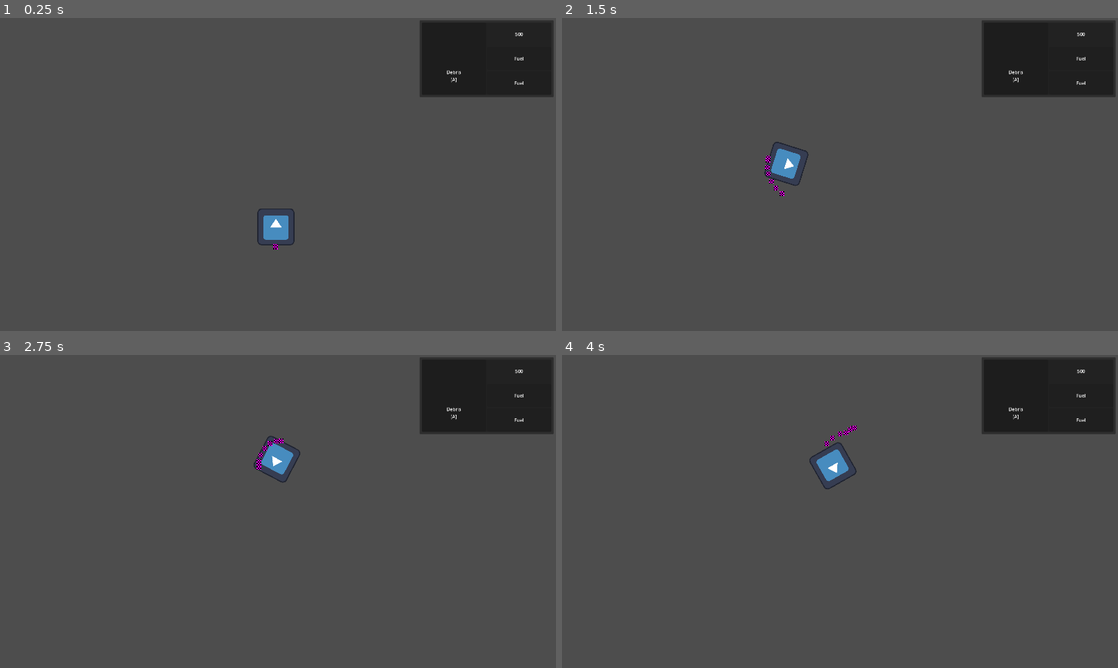
Above: before the commit, frames 1-4 (two rows, left to right).
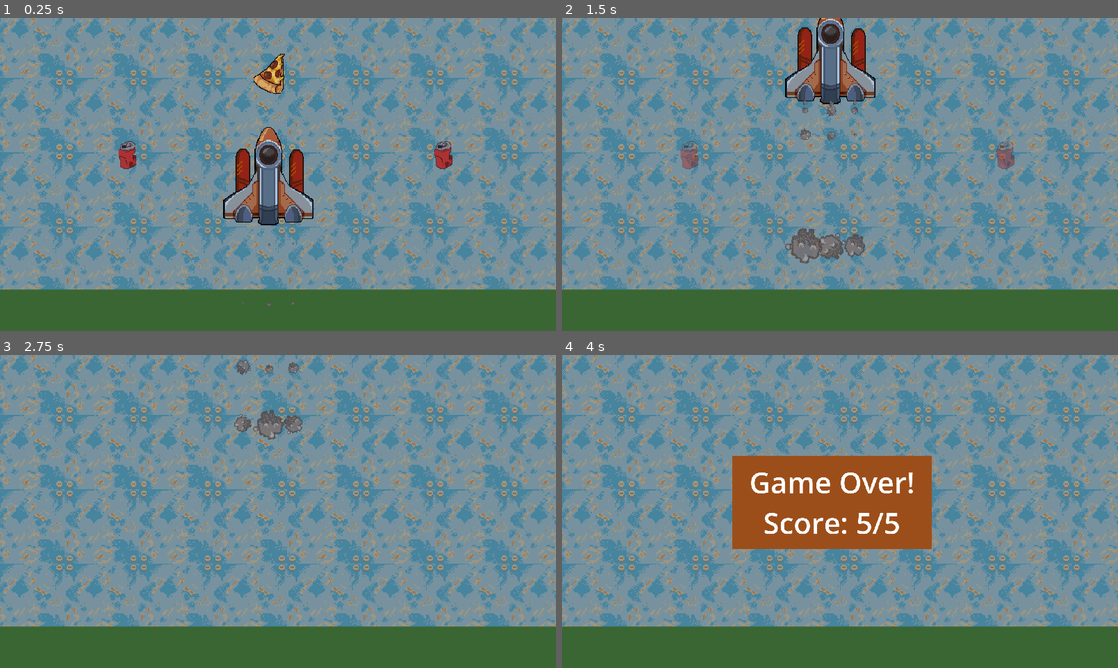
Above: after the commit, the same moments.

Repository: Boryslavc/gj60
Game: Godot game, scene res://Scenes/finalRocketAnimation.tscn
The game is run twice, just before and just after one commit, with the same random seed, the same clock (stepped at 60 frames per second) and the same inputs. Before the commit the project starts from res://Data/Main.tscn. The engine's default icon, where the game draws it, is replaced by a stand-in: a white triangle on a blue panel in a dark square.
Inputs (mouse positions are in pixels of both pictures, inside the frame that each line leads up to):
- Up to frame 1 (0.25 s): no input
- Up to frame 2 (1.5 s): move the mouse to (962, 158) at 0.52 s; hold D (right) 0.53-1.28 s; tap Space (cut_throttle) at 0.6 s; click (962, 158) at 0.67 s; move the mouse to (728, 190) at 1.27 s; hold S (backward) from 1.28 s (still down); tap Shift (full_throttle) at 1.35 s
- Up to frame 3 (2.75 s): move the mouse to (333, 442) at 2.02 s; release S (backward) at 2.03 s; hold D (right) from 2.03 s (still down); tap Space (cut_throttle) at 2.1 s
- Up to frame 4 (4 s): move the mouse to (812, 574) at 2.77 s; release D (right) at 2.78 s; hold W (forward) 2.78-3.53 s; tap Shift (full_throttle) at 2.85 s; click (812, 574) at 2.92 s; move the mouse to (1006, 558) at 3.52 s; hold A (left) from 3.53 s (still down); tap Space (cut_throttle) at 3.6 s

The runs differ from the first frame. In frame 1, 100% of the frame differs, in the area x 0-100%, y 0-100%; in frame 2, 99%; in frame 3, 100%; in frame 4, 100%.

Commit message:
rocket animation stuff

Diff:
--- /dev/null
+++ b/Scenes/finalRocketAnimation.gd
@@ -0,0 +1,131 @@
+extends Node2D
+
+"""DISPLAY AN ANIMATION based on how the player did out of 5
+the instantiating scene should set score"""
+var score: int = 5 # out of 5
+
+@onready var rocket_builder: Node2D = $RocketBuilder
+@onready var center_star_1: TextureRect = $CenterStar1
+@onready var left_star: TextureRect = $LeftStar
+@onready var right_star: TextureRect = $RightStar
+@onready var grand_star: TextureRect = $GrandStar
+@onready var color_rect: ColorRect = $ColorRect
+@onready var label: Label = $ColorRect/Label
+
+var initial_rocket_position: Vector2
+var initial_rocket_rotation: float
+
+@export var rocket_tip_offset: float = 40.0
+
+
+func _ready() -> void:
+	initial_rocket_position = rocket_builder.global_position
+	initial_rocket_rotation = rocket_builder.rotation
+
+	color_rect.modulate.a = 0.0
+	color_rect.visible = false
+
+	start_launch(score)
+
+
+func start_launch(current_score: int, go_left: bool = true) -> void:
+	rocket_builder.global_position = initial_rocket_position
+	rocket_builder.rotation = initial_rocket_rotation
+
+	color_rect.modulate.a = 0.0
+	color_rect.visible = false
+	for star in [center_star_1, left_star, right_star, grand_star]:
+		star.modulate.a = 1.0
+		star.visible = true
+
+	if current_score <= 1:
+		launch_fail(current_score)
+	elif current_score <= 3:
+		launch_to_side(current_score, go_left)
+	elif current_score == 4:
+		launch_center(current_score)
+	else:
+		launch_perfect(current_score)
+
+
+func launch_fail(final_score: int) -> void:
+	var peak_pos = initial_rocket_position.lerp(center_star_1.global_position, 0.12)
+
+	var tw = create_tween()
+	tw.tween_property(rocket_builder, "global_position", peak_pos, 0.5).set_ease(Tween.EASE_OUT)
+	tw.parallel().tween_property(rocket_builder, "rotation", deg_to_rad(15), 0.5)
+
+	tw.tween_property(rocket_builder, "global_position", initial_rocket_position, 0.7).set_ease(Tween.EASE_IN)
+	tw.parallel().tween_property(rocket_builder, "rotation", 0.0, 0.7)
+
+	tw.tween_callback(func(): display_label(final_score))
+
+
+func launch_to_side(final_score: int, go_left: bool) -> void:
+	var target_star = left_star if go_left else right_star
+	var adjusted_target_pos = target_star.global_position + Vector2(0, rocket_tip_offset)
+	var mid_pos = initial_rocket_position.lerp(adjusted_target_pos, 0.45)
+	var tilt_angle = deg_to_rad(-43) if go_left else deg_to_rad(43)
+
+	var tw = create_tween()
+	tw.tween_property(rocket_builder, "global_position", mid_pos, 1.1).set_ease(Tween.EASE_OUT)
+	# rotate to tilt angle
+	tw.parallel().tween_property(rocket_builder, "rotation", tilt_angle, 0.5)
+
+	tw.tween_property(rocket_builder, "global_position", adjusted_target_pos, 0.6).set_ease(Tween.EASE_OUT)
+	tw.parallel().tween_property(rocket_builder, "rotation", tilt_angle * 0.5, 0.4)
+	tw.parallel().tween_property(target_star, "modulate:a", 0.0, 0.2).set_delay(0.4)
+
+	tw.tween_callback(func(): display_label(final_score))
+
+
+func launch_center(final_score: int) -> void:
+	# hit jut the center star when you get four out of 5
+	var target_pos = Vector2(initial_rocket_position.x, center_star_1.global_position.y + rocket_tip_offset)
+
+	var tw = create_tween()
+	# stright rotation
+	tw.tween_property(rocket_builder, "rotation", 0.0, 0.2)
+	tw.parallel().tween_property(rocket_builder, "global_position", target_pos, 0.8)\
+		.set_trans(Tween.TRANS_QUAD).set_ease(Tween.EASE_OUT)
+
+	# fade starts also fade the side stars
+	tw.parallel().tween_property(center_star_1, "modulate:a", 0.0, 0.2).set_delay(0.6)
+	tw.parallel().tween_property(left_star, "modulate:a", 0.0, 0.2).set_delay(0.8)
+	tw.parallel().tween_property(right_star, "modulate:a", 0.0, 0.2).set_delay(0.8)
+
+	tw.tween_callback(func(): display_label(final_score))
+
+
+func launch_perfect(final_score: int) -> void:
+	# got stright up hitting center target then grand star
+	var center_target = Vector2(initial_rocket_position.x, center_star_1.global_position.y + rocket_tip_offset)
+	var grand_target = Vector2(initial_rocket_position.x, grand_star.global_position.y + rocket_tip_offset)
+
+	var tw = create_tween()
+	# stright rotation
+	tw.tween_property(rocket_builder, "rotation", 0.0, 0.2)
+	tw.parallel().tween_property(rocket_builder, "global_position", center_target, 0.6)\
+		.set_trans(Tween.TRANS_QUAD).set_ease(Tween.EASE_OUT)
+	tw.parallel().tween_property(center_star_1, "modulate:a", 0.0, 0.2).set_delay(0.4)
+
+	tw.tween_property(rocket_builder, "global_position", grand_target, 0.5)\
+		.set_trans(Tween.TRANS_LINEAR)
+	# fade the stars
+	tw.parallel().tween_property(grand_star, "modulate:a", 0.0, 0.2).set_delay(0.3)
+	tw.parallel().tween_property(left_star, "modulate:a", 0.0, 0.2).set_delay(0.8)
+	tw.parallel().tween_property(right_star, "modulate:a", 0.0, 0.2).set_delay(0.8)
+	# fly out the top of screen
+	var off_screen = Vector2(initial_rocket_position.x, grand_star.global_position.y - 1200)
+	tw.tween_property(rocket_builder, "global_position", off_screen, 1.2)\
+		.set_trans(Tween.TRANS_SINE).set_ease(Tween.EASE_IN)
+
+	tw.tween_callback(func(): display_label(final_score))
+
+
+func display_label(final_score: int) -> void:
+	color_rect.visible = true
+	label.text = "Game Over!\nScore: %d/5" % final_score
+
+	var tw = create_tween()
+	tw.tween_property(color_rect, "modulate:a", 1.0, 0.4)
--- /dev/null
+++ b/Scenes/finalRocketAnimation.tscn
@@ -0,0 +1,89 @@
+[gd_scene format=3 uid="uid://ca1rhnpf2ifxy"]
+
+[ext_resource type="Script" uid="uid://cge86o2t3gmra" path="res://Scenes/finalRocketAnimation.gd" id="1_6svd6"]
+[ext_resource type="Texture2D" uid="uid://bnovoa83r5iws" path="res://Assets/background1tile.png" id="2_dh5wu"]
+[ext_resource type="Texture2D" uid="uid://635kmvphp1v3" path="res://Assets/can.png" id="3_16wfi"]
+[ext_resource type="Texture2D" uid="uid://bvwu5ncrxa2f" path="res://Assets/pizza.png" id="4_i13gp"]
+[ext_resource type="PackedScene" uid="uid://dsige7vuw3ta3" path="res://Scenes/rocketBuilder.tscn" id="5_wgn2r"]
+
+[node name="finalRocketAnimation" type="Node2D" unique_id=532335740]
+script = ExtResource("1_6svd6")
+
+[node name="backgroundTExture" type="TextureRect" parent="." unique_id=747643581]
+anchors_preset = 15
+anchor_right = 1.0
+anchor_bottom = 1.0
+offset_left = -33.0
+offset_top = -49.0
+offset_right = 462.25
+offset_bottom = 240.5
+grow_horizontal = 2
+grow_vertical = 2
+scale = Vector2(4, 4)
+texture = ExtResource("2_dh5wu")
+stretch_mode = 1
+
+[node name="ColorRect2" type="ColorRect" parent="." unique_id=1125082886]
+offset_left = -15.0
+offset_top = 937.0
+offset_right = 1948.0
+offset_bottom = 1158.0
+color = Color(0.22884396, 0.40188685, 0.19995975, 1)
+
+[node name="CenterStar1" type="TextureRect" parent="." unique_id=211012609]
+offset_left = 859.0
+offset_top = 404.0
+offset_right = 931.0
+offset_bottom = 476.0
+scale = Vector2(2, 2)
+texture = ExtResource("3_16wfi")
+
+[node name="LeftStar" type="TextureRect" parent="." unique_id=538358042]
+offset_left = 367.0
+offset_top = 405.0
+offset_right = 439.0
+offset_bottom = 477.0
+scale = Vector2(2, 2)
+texture = ExtResource("3_16wfi")
+
+[node name="RightStar" type="TextureRect" parent="." unique_id=1542023686]
+offset_left = 1458.0
+offset_top = 404.0
+offset_right = 1530.0
+offset_bottom = 476.0
+scale = Vector2(2, 2)
+texture = ExtResource("3_16wfi")
+
+[node name="GrandStar" type="TextureRect" parent="." unique_id=2047986462]
+offset_left = 865.0
+offset_top = 122.0
+offset_right = 937.0
+offset_bottom = 194.0
+scale = Vector2(2, 2)
+texture = ExtResource("4_i13gp")
+
+[node name="RocketBuilder" parent="." unique_id=431214620 instance=ExtResource("5_wgn2r")]
+texture_filter = 1
+position = Vector2(926, 844.00006)
+scale = Vector2(0.3, 0.3)
+
+[node name="ColorRect" type="ColorRect" parent="." unique_id=240587732]
+visible = false
+offset_left = 588.0
+offset_top = 348.0
+offset_right = 1276.0
+offset_bottom = 669.0
+color = Color(0.6117647, 0.30588236, 0.101960786, 1)
+
+[node name="Label" type="Label" parent="ColorRect" unique_id=1536737481]
+layout_mode = 1
+anchors_preset = 15
+anchor_right = 1.0
+anchor_bottom = 1.0
+grow_horizontal = 2
+grow_vertical = 2
+theme_override_font_sizes/font_size = 100
+text = "Game Over!
+Score: 0/5"
+horizontal_alignment = 1
+vertical_alignment = 1
--- a/Scenes/rocketBuilder.tscn
+++ b/Scenes/rocketBuilder.tscn
@@ -1,79 +1,195 @@
 [gd_scene format=3 uid="uid://dsige7vuw3ta3"]
 
+[ext_resource type="Script" uid="uid://c2usw05hmehe" path="res://Scenes/rocket_builder.gd" id="1_3qxmg"]
 [ext_resource type="Texture2D" uid="uid://4jfj3kc55yl6" path="res://Assets/rocketPiece1.png" id="1_gdas6"]
+[ext_resource type="Texture2D" uid="uid://c6y4we44q01t0" path="res://Assets/fire_animation/fire_1.png" id="1_okd4h"]
+[ext_resource type="Texture2D" uid="uid://b5of76hpdmt77" path="res://Assets/fire_animation/fire_2.png" id="2_7ivsu"]
 [ext_resource type="Texture2D" uid="uid://ypef18gyk12s" path="res://Assets/rocketPiece5.png" id="2_yewrn"]
+[ext_resource type="Texture2D" uid="uid://d4dfbs0tdhhng" path="res://Assets/fire_animation/fire_3.png" id="3_3qxmg"]
 [ext_resource type="Texture2D" uid="uid://duvjeykdvx1fk" path="res://Assets/rocketPiece2.png" id="3_7la4g"]
+[ext_resource type="Texture2D" uid="uid://b5d7atpbe6225" path="res://Assets/fire_animation/fire_4.png" id="4_1ojab"]
 [ext_resource type="Texture2D" uid="uid://dx58crmxsvqfa" path="res://Assets/rocketPiece3.png" id="4_lfxc7"]
 [ext_resource type="Texture2D" uid="uid://dg5brcdhakrjw" path="res://Assets/rocketPiece4.png" id="5_7ifls"]
+[ext_resource type="Texture2D" uid="uid://dif1g8swcfqxp" path="res://Assets/fire_animation/fire_5.png" id="5_t6eot"]
 [ext_resource type="Texture2D" uid="uid://dqftrgwcn1weq" path="res://Assets/battery.png" id="6_okd4h"]
 [ext_resource type="Texture2D" uid="uid://c4rdn4nb6yvv6" path="res://Assets/wrench.png" id="7_7ivsu"]
 [ext_resource type="Texture2D" uid="uid://2v54nnremtd" path="res://Assets/cardboard.png" id="8_3qxmg"]
 [ext_resource type="Texture2D" uid="uid://bvwu5ncrxa2f" path="res://Assets/pizza.png" id="9_1ojab"]
+[ext_resource type="Texture2D" uid="uid://dpdmmsf7jrate" path="res://Assets/smoke_particle.png" id="15_7ivsu"]
+
+[sub_resource type="SpriteFrames" id="SpriteFrames_xxm3j"]
+animations = [{
+"frames": [{
+"duration": 1.0,
+"texture": ExtResource("1_okd4h")
+}, {
+"duration": 1.0,
+"texture": ExtResource("2_7ivsu")
+}, {
+"duration": 1.0,
+"texture": ExtResource("3_3qxmg")
+}, {
+"duration": 1.0,
+"texture": ExtResource("4_1ojab")
+}, {
+"duration": 1.0,
+"texture": ExtResource("5_t6eot")
+}],
+"loop": 1,
+"name": &"default",
+"speed": 12.0
+}, {
+"frames": [],
+"loop": 1,
+"name": &"new_animation",
+"speed": 5.0
+}]
+
+[sub_resource type="Curve" id="Curve_xxm3j"]
+_data = [Vector2(0.030732855, 0.03676474), 0.0, 0.0, 0, 0, Vector2(0.43735224, 0.19485301), 0.0, 0.0, 0, 0, Vector2(0.8463357, 0.48529416), 0.0, 0.0, 0, 0, Vector2(1, 0.86397064), 0.0, 0.0, 0, 0]
+point_count = 4
 
 [node name="RocketBuilder" type="Node2D" unique_id=431214620]
+script = ExtResource("1_3qxmg")
+
+[node name="FireAnimation3" type="AnimatedSprite2D" parent="." unique_id=582093729]
+position = Vector2(292, 576)
+rotation = -3.1415925
+scale = Vector2(10, 10)
+sprite_frames = SubResource("SpriteFrames_xxm3j")
+autoplay = "default"
+
+[node name="FireAnimation2" type="AnimatedSprite2D" parent="." unique_id=388575649]
+position = Vector2(1.0000648, 606)
+rotation = -3.1415925
+scale = Vector2(10, 10)
+sprite_frames = SubResource("SpriteFrames_xxm3j")
+autoplay = "default"
+
+[node name="FireAnimation1" type="AnimatedSprite2D" parent="." unique_id=1579798202]
+position = Vector2(-284.9999, 570)
+rotation = -3.1415925
+scale = Vector2(10, 10)
+sprite_frames = SubResource("SpriteFrames_xxm3j")
+autoplay = "default"
+
+[node name="TrashPiece2" type="TextureRect" parent="." unique_id=1684396072]
+visible = false
+offset_left = -597.99994
+offset_top = -501.99994
+offset_right = -469.99994
+offset_bottom = -373.99994
+scale = Vector2(5, 5)
+texture = ExtResource("7_7ivsu")
+
+[node name="TrashPiece5" type="TextureRect" parent="." unique_id=1471407314]
+visible = false
+offset_left = 9.999939
+offset_top = -504.00006
+offset_right = 81.99994
+offset_bottom = -432.00006
+scale = Vector2(9, 9)
+texture = ExtResource("6_okd4h")
 
 [node name="RocketPiece1" type="TextureRect" parent="." unique_id=21183191]
-offset_right = 40.0
-offset_bottom = 40.0
+offset_left = -636.0
+offset_top = -752.0
+offset_right = -508.0
+offset_bottom = -624.0
 scale = Vector2(10, 10)
 texture = ExtResource("1_gdas6")
 
 [node name="RocketPiece5" type="TextureRect" parent="." unique_id=1909862139]
-visible = false
-offset_right = 128.0
-offset_bottom = 128.0
+offset_left = -606.99994
+offset_top = -740.99994
+offset_right = -478.99994
+offset_bottom = -612.99994
 scale = Vector2(10, 10)
 texture = ExtResource("2_yewrn")
 
 [node name="RocketPiece2" type="TextureRect" parent="." unique_id=1128795211]
-offset_right = 128.0
-offset_bottom = 128.0
+offset_left = -636.0
+offset_top = -752.0
+offset_right = -508.0
+offset_bottom = -624.0
 scale = Vector2(10, 10)
 texture = ExtResource("3_7la4g")
 
 [node name="RocketPiece3" type="TextureRect" parent="." unique_id=765035084]
-visible = false
-offset_right = 128.0
-offset_bottom = 128.0
+offset_left = -636.0
+offset_top = -752.0
+offset_right = -508.0
+offset_bottom = -624.0
 scale = Vector2(10, 10)
 texture = ExtResource("4_lfxc7")
 
 [node name="RocketPiece4" type="TextureRect" parent="." unique_id=1760208444]
-offset_right = 128.0
-offset_bottom = 128.0
+offset_left = -636.0
+offset_top = -752.0
+offset_right = -508.0
+offset_bottom = -624.0
 scale = Vector2(10, 10)
 texture = ExtResource("5_7ifls")
 
-[node name="TrashPiece5" type="TextureRect" parent="." unique_id=1471407314]
-offset_left = 646.0
-offset_top = 248.0
-offset_right = 718.0
-offset_bottom = 320.0
-scale = Vector2(9, 9)
-texture = ExtResource("6_okd4h")
-
-[node name="TrashPiece2" type="TextureRect" parent="." unique_id=1684396072]
-visible = false
-offset_left = 1.0001221
-offset_top = 238.99998
-offset_right = 129.00012
-offset_bottom = 367.0
-scale = Vector2(5, 5)
-texture = ExtResource("7_7ivsu")
-
 [node name="TrashPiece4" type="TextureRect" parent="." unique_id=344052880]
 visible = false
-offset_left = 520.00006
-offset_top = 499.00006
-offset_right = 592.00006
-offset_bottom = 571.00006
+offset_left = -125.99988
+offset_top = -264.0
+offset_right = -53.999878
+offset_bottom = -192.0
 scale = Vector2(10, 10)
 texture = ExtResource("8_3qxmg")
 
 [node name="TrashPiece3" type="TextureRect" parent="." unique_id=889042374]
-offset_left = 69.00049
-offset_top = 521.0
-offset_right = 141.00049
-offset_bottom = 593.0
+visible = false
+offset_left = -576.99994
+offset_top = -244.99988
+offset_right = -504.99994
+offset_bottom = -172.99988
 scale = Vector2(10, 10)
 texture = ExtResource("9_1ojab")
+
+[node name="CPUParticles2D2" type="CPUParticles2D" parent="." unique_id=368488133]
+position = Vector2(14, 428)
+amount = 5
+texture = ExtResource("15_7ivsu")
+explosiveness = 0.34
+randomness = 0.78
+spread = 180.0
+gravity = Vector2(0, 500)
+initial_velocity_min = 1.0
+initial_velocity_max = 10.0
+angle_min = -291.9
+angle_max = 518.9
+scale_amount_max = 5.0
+scale_amount_curve = SubResource("Curve_xxm3j")
+
+[node name="CPUParticles2D3" type="CPUParticles2D" parent="." unique_id=1654980172]
+position = Vector2(286, 416)
+amount = 5
+texture = ExtResource("15_7ivsu")
+explosiveness = 0.34
+randomness = 0.78
+spread = 180.0
+gravity = Vector2(0, 500)
+initial_velocity_min = 1.0
+initial_velocity_max = 10.0
+angle_min = -291.9
+angle_max = 518.9
+scale_amount_max = 5.0
+scale_amount_curve = SubResource("Curve_xxm3j")
+
+[node name="CPUParticles2D1" type="CPUParticles2D" parent="." unique_id=394333856]
+position = Vector2(-289, 411)
+amount = 5
+texture = ExtResource("15_7ivsu")
+explosiveness = 0.34
+randomness = 0.78
+spread = 180.0
+gravity = Vector2(0, 500)
+initial_velocity_min = 1.0
+initial_velocity_max = 10.0
+angle_min = -291.9
+angle_max = 518.9
+scale_amount_max = 5.0
+scale_amount_curve = SubResource("Curve_xxm3j")
--- /dev/null
+++ b/Scenes/rocket_builder.gd
@@ -0,0 +1,54 @@
+extends Node2D
+
+"""Build the rocket based on score (out of 5)"""
+"""Call should set score and rocket_pieces.
+Length of rocket pieces should equal score
+we need some sort of shared score manager between rocket builder and rocket animation scenes"""
+
+var rocket_pieces = [1,2,3,4,5]
+var score:int = 1 # out of 5
+
+@onready var fire_animation_3: AnimatedSprite2D = $FireAnimation3
+@onready var fire_animation_2: AnimatedSprite2D = $FireAnimation2
+@onready var fire_animation_1: AnimatedSprite2D = $FireAnimation1
+@onready var trash_piece_2: TextureRect = $TrashPiece2
+@onready var trash_piece_5: TextureRect = $TrashPiece5
+@onready var rocket_piece_1: TextureRect = $RocketPiece1
+@onready var rocket_piece_5: TextureRect = $RocketPiece5
+@onready var rocket_piece_2: TextureRect = $RocketPiece2
+@onready var rocket_piece_3: TextureRect = $RocketPiece3
+@onready var rocket_piece_4: TextureRect = $RocketPiece4
+@onready var trash_piece_4: TextureRect = $TrashPiece4
+@onready var trash_piece_3: TextureRect = $TrashPiece3
+@onready var cpu_particles_2d_2: CPUParticles2D = $CPUParticles2D2
+@onready var cpu_particles_2d_3: CPUParticles2D = $CPUParticles2D3
+@onready var cpu_particles_2d_1: CPUParticles2D = $CPUParticles2D1
+
+
+# Called when the node enters the scene tree for the first time.
+func _ready() -> void:
+	rocket_piece_1.visible = true
+
+	rocket_piece_2.visible = 2 in rocket_pieces
+	trash_piece_2.visible = not (2 in rocket_pieces)
+
+	rocket_piece_3.visible = 3 in rocket_pieces
+	trash_piece_3.visible = not (3 in rocket_pieces)
+
+	rocket_piece_4.visible = 4 in rocket_pieces
+	trash_piece_4.visible = not (4 in rocket_pieces)
+
+	rocket_piece_5.visible = 5 in rocket_pieces
+	trash_piece_5.visible = not (5 in rocket_pieces)
+
+	# if 5 score, display 3 flames, no smoke
+	# if 4 score, display 3 flames, but also smoke on the sides
+	# if 2-3 score display 0 flames, smoke
+	 # if 0-1 score display 1 smoke in center
+	fire_animation_1.visible = score >=4
+	fire_animation_2.visible = score >=4
+	fire_animation_3.visible = score >=4
+
+	cpu_particles_2d_2.visible = (score <= 3)
+	cpu_particles_2d_1.visible = (score <= 4)
+	cpu_particles_2d_3.visible = (score <= 4)
--- a/project.godot
+++ b/project.godot
@@ -11,7 +11,7 @@
 [application]
 
 config/name="gj60"
-run/main_scene="uid://c1i1hc7qb6u8e"
+run/main_scene="uid://ca1rhnpf2ifxy"
 config/features=PackedStringArray("4.7", "Forward Plus")
 config/icon="res://icon.svg"
 
Binary file added: Assets/background1tile.png
Not shown, added: Assets/background1tile.png.import
Binary file added: Assets/fire_animation/fire_1.png
Not shown, added: Assets/fire_animation/fire_1.png.import
Binary file added: Assets/fire_animation/fire_2.png
Not shown, added: Assets/fire_animation/fire_2.png.import
Binary file added: Assets/fire_animation/fire_3.png
Not shown, added: Assets/fire_animation/fire_3.png.import
Binary file added: Assets/fire_animation/fire_4.png
Not shown, added: Assets/fire_animation/fire_4.png.import
Binary file added: Assets/fire_animation/fire_5.png
Not shown, added: Assets/fire_animation/fire_5.png.import
(and 19 more such lines)
